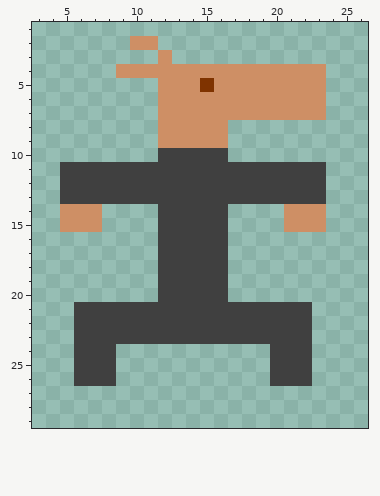
Two versions of one pixel-art sprite, Assets/Sprites/Alien/alien_soldier.png. The picture above was drawn from the file before the commit.
The file is 32x32 pixels. Pixels under 10% opacity are left out. Shown: x 3..26, y 1..29.
After:
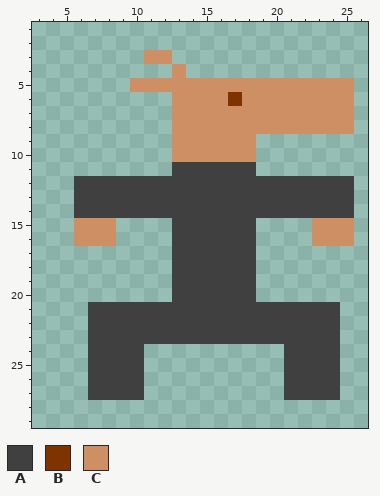
Palette (. is transparent): A #404040  B #7f3300  C #ce8f65
What changed:
y 2: x 10..11 CC -> ..
y 3: x 11 . -> C
y 4: x 9..12 CCCC -> ....; x 14..23 CCCCCCCCCC -> ..........
y 5: x 10..11 .. -> CC; x 15 B -> C; x 24..25 .. -> CC
y 6: x 12 C -> .; x 17 C -> B; x 24..25 .. -> CC
y 7: x 12 C -> .; x 24..25 .. -> CC
y 8: x 12 C -> .; x 17..25 ......... -> CCCCCCCCC
y 9: x 12 C -> .; x 17..18 .. -> CC
y 10: x 12..18 AAAAA.. -> .CCCCCC
y 11: x 5..12 AAAAAAAA -> ........; x 19..23 AAAAA -> .....
y 12..13: x 5 A -> .; x 24..25 .. -> AA
y 14: x 5..11 CCC.... -> .AAAAAA; x 17..25 ....CCC.. -> AAAAAAAAA
y 15: x 5 C -> .; x 8 . -> C; x 12 A -> .; x 17..18 .. -> AA; x 21..22 CC -> ..; x 24..25 .. -> CC
y 16: x 6..8 ... -> CCC; x 12 A -> .; x 17..18 .. -> AA; x 23..25 ... -> CCC
y 17..20: x 12 A -> .; x 17..18 .. -> AA
y 21..23: x 6 A -> .; x 23..24 .. -> AA
y 24..26: x 6 A -> .; x 9..10 .. -> AA; x 20 A -> .; x 23..24 .. -> AA
y 27: x 7..10 .... -> AAAA; x 21..24 .... -> AAAA
Where, in picture pixels (left, top, right, bottom), the same in both pictures:
changed: (60, 36, 354, 400)
